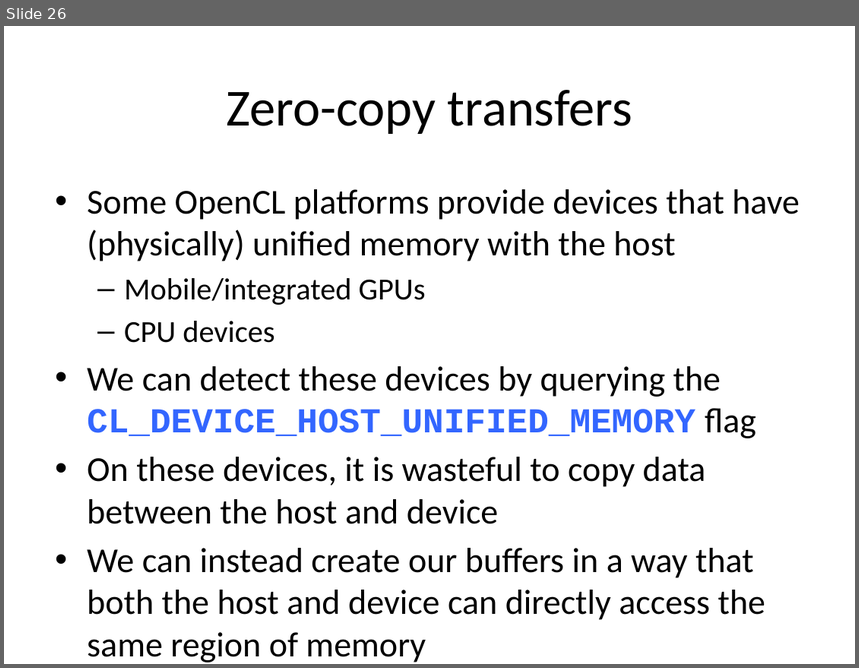
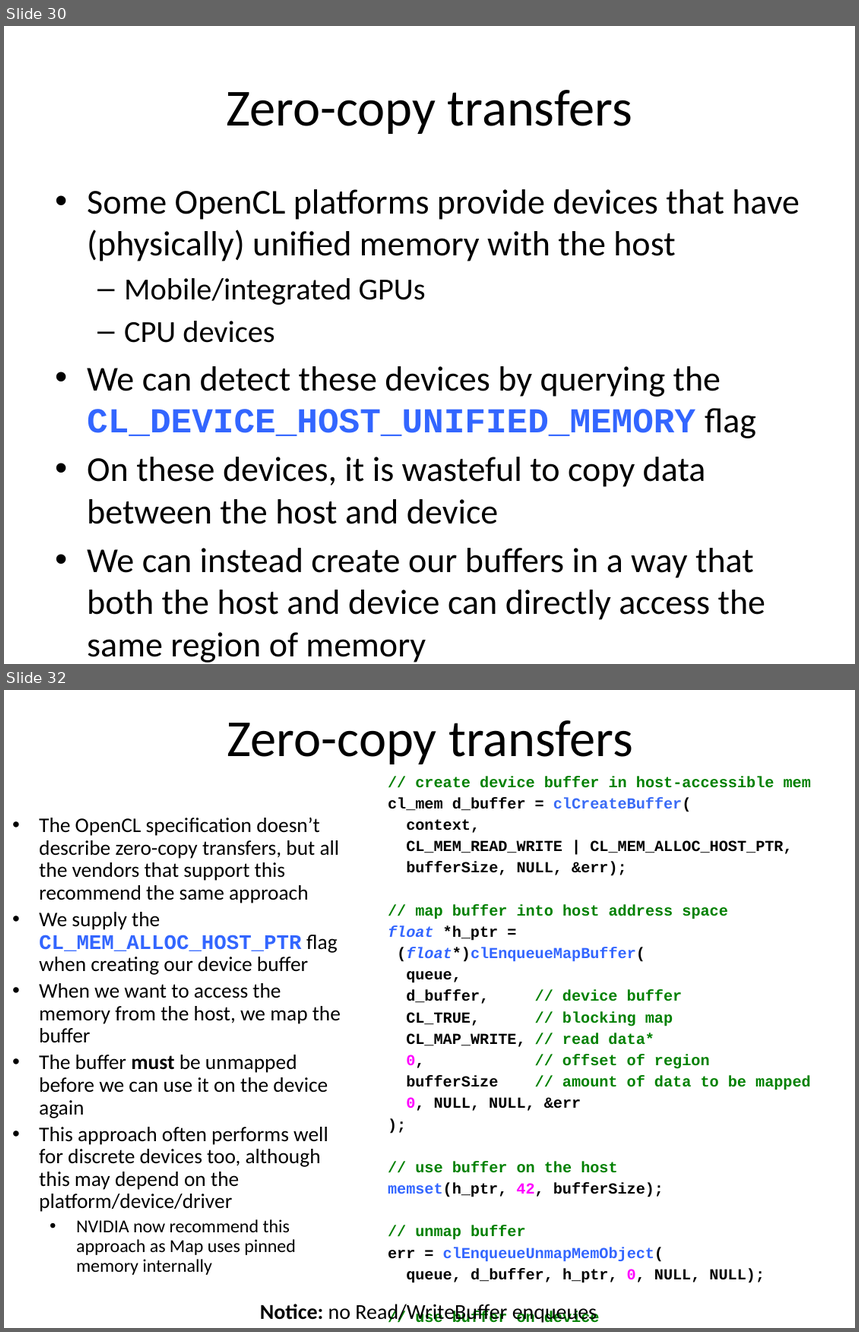
Before and after one commit to UoB-HPC/opencl-training-slides, a slide deck: advanced_part1.pptx. Shown one above the other, each under a label of ours: slide 26 before the commit, slides 30 and 32 after it; the slides between them are not shown. The pictures are 859x668 and 859x1332 pixels, drawn with LibreOffice and Linux fonts; fonts in the diff are those of the drawing. Boxes give left, top, right and bottom in pixels: in the first picture for what was removed or moved away, otherwise in the second. Text is boxed around its words. In the diff, an @@ line names an element or a change of style, - is before the commit and + after.

```diff
--- a/advanced_part1.pptx
+++ b/advanced_part1.pptx
@@ slide 32 added at (4,690,855,1328), background #FFFFFF @@
@@ title added at (227,720,633,764), 44 pt, text #000000 @@
+Zero-copy transfers
@@ text added at (388,776,811,1322), 12.9 pt, text #000000, bold @@
+// create device buffer in host-accessible mem
+cl_mem d_buffer = clCreateBuffer(
+context,
+CL_MEM_READ_WRITE | CL_MEM_ALLOC_HOST_PTR,
+bufferSize, NULL, &err);
+// map buffer into host address space
+float *h_ptr =
+(float*)clEnqueueMapBuffer(
+queue,
+d_buffer, // device buffer
+CL_TRUE, // blocking map
+CL_MAP_WRITE, // read data*
+0, // offset of region
+bufferSize // amount of data to be mapped
+0, NULL, NULL, &err
+);
+// use buffer on the host
+memset(h_ptr, 42, bufferSize);
+// unmap buffer
+err = clEnqueueUnmapMemObject(
+queue, d_buffer, h_ptr, 0, NULL, NULL);
+// use buffer on device
@@ text added at (39,818,341,1275), 17.6 pt, text #000000 @@
+• The OpenCL specification doesn’t describe zero-copy transfers, but all the vendors that support this recommend the same approach
+• We supply the CL_MEM_ALLOC_HOST_PTR flag when creating our device buffer
+• When we want to access the memory from the host, we map the buffer
+• The buffer must be unmapped before we can use it on the device again
+• This approach often performs well for discrete devices too, although this may depend on the platform/device/driver
+  • NVIDIA now recommend this approach as Map uses pinned memory internally
@@ text added at (260,1304,597,1323), 18 pt, text #000000 @@
+Notice: no Read/WriteBuffer enqueues
@@ what was slide 26 is now slide 30 @@
```
Also in this commit, not shown: 6 slides changed, 4 other slides added.
